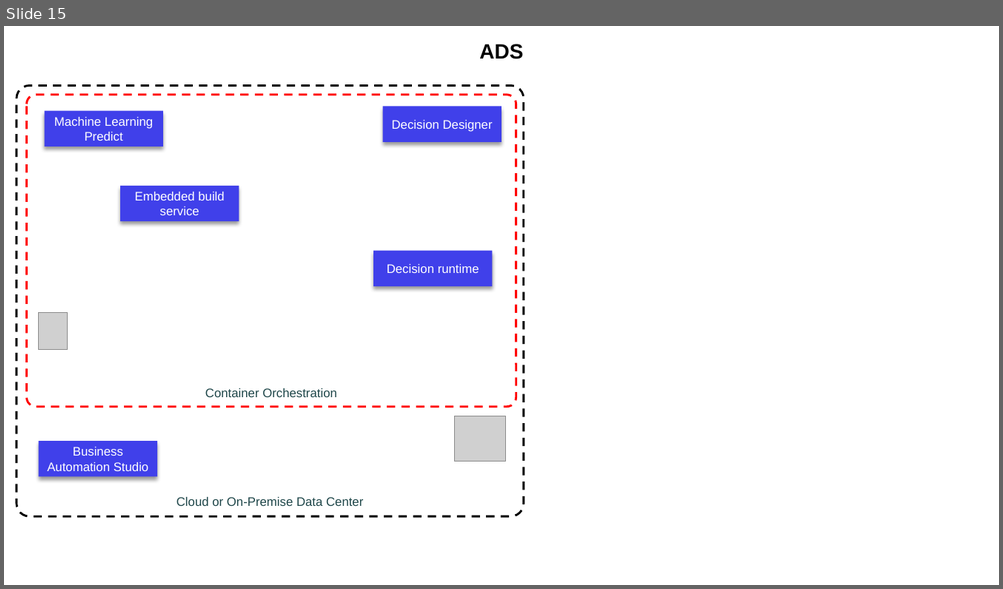
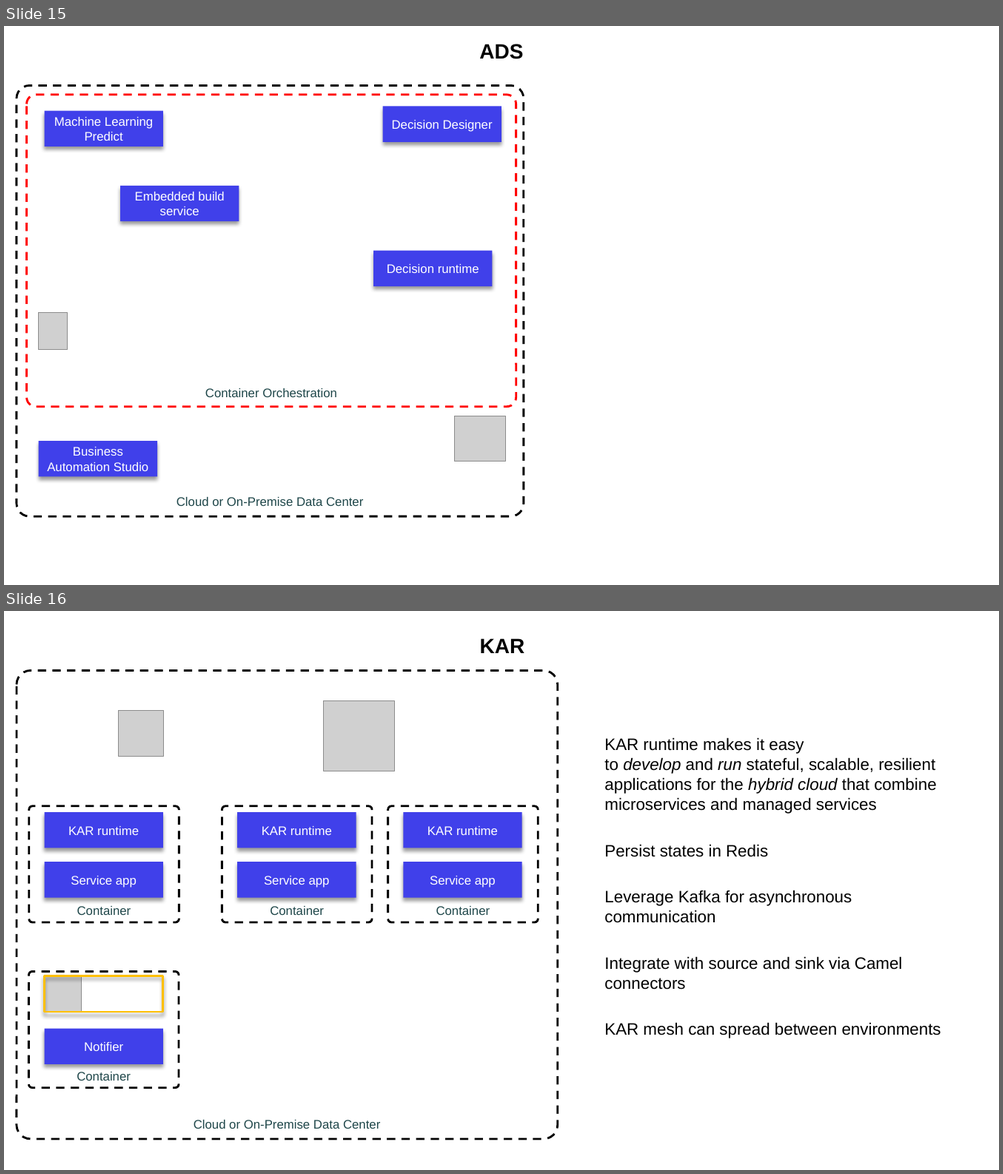
Before and after one commit to jbcodeforce/jbcodeforce.github.io, a slide deck: docs/Diagrams.pptx. Shown one above the other, each under a label of ours: slide 15 before the commit, slides 15 and 16 after it. The pictures are 1003x589 and 1003x1174 pixels, drawn with LibreOffice and Linux fonts; fonts in the diff are those of the drawing; grey boxes stand for pictures. Boxes give left, top, right and bottom in pixels: in the first picture for what was removed or moved away, otherwise in the second. Text is boxed around its words. In the diff, an @@ line names an element or a change of style, - is before the commit and + after.

```diff
--- a/docs/Diagrams.pptx
+++ b/docs/Diagrams.pptx
@@ slide 16 added at [4, 611, 999, 1170], background #FFFFFF; not listed: 1 template element that a slide beside it also shows @@
@@ title added at [480, 638, 525, 653], 20 pt, text #000000, bold @@
+KAR
@@ rounded rectangle added at [17, 671, 558, 1140], outline #000000 2 pt dashed, 12 pt, text #1E4649 @@
+Cloud or On-Premise Data Center
@@ picture added at [118, 711, 164, 757] @@
@@ picture added at [324, 701, 394, 772] @@
@@ text added at [604, 738, 941, 1039], 16 pt, text #000000 @@
+KAR runtime makes it easy to develop and run stateful, scalable, resilient applications for the hybrid cloud that combine microservices and managed services
+Persist states in Redis
+Leverage Kafka for asynchronous communication
+Integrate with source and sink via Camel connectors
+KAR mesh can spread between environments
@@ rounded rectangle added at [28, 806, 179, 923], outline #000000 2 pt dashed, 12 pt, text #1E4649 @@
+Container
@@ rounded rectangle added at [222, 806, 372, 923], outline #000000 2 pt dashed, 12 pt, text #1E4649 @@
+Container
@@ rounded rectangle added at [388, 806, 538, 923], outline #000000 2 pt dashed, 12 pt, text #1E4649 @@
+Container
@@ rectangle added at [44, 812, 163, 849], fill #4040EA, 12 pt, text #FFFFFF @@
+KAR runtime
@@ rectangle added at [238, 812, 356, 849], fill #4040EA, 12 pt, text #FFFFFF @@
+KAR runtime
@@ rectangle added at [403, 812, 522, 849], fill #4040EA, 12 pt, text #FFFFFF @@
+KAR runtime
@@ rectangle added at [44, 863, 163, 898], fill #4040EA, 12 pt, text #FFFFFF @@
+Service app
@@ rectangle added at [238, 863, 356, 898], fill #4040EA, 12 pt, text #FFFFFF @@
+Service app
@@ rectangle added at [403, 863, 522, 898], fill #4040EA, 12 pt, text #FFFFFF @@
+Service app
@@ rounded rectangle added at [28, 972, 179, 1088], outline #000000 2 pt dashed, 12 pt, text #1E4649 @@
+Container
@@ picture added at [44, 976, 81, 1012] @@
@@ rectangle added at [44, 977, 163, 1012], outline #FFC000 2 pt @@
@@ rectangle added at [44, 1029, 163, 1065], fill #4040EA, 12 pt, text #FFFFFF @@
+Notifier
```
Also in this commit, not shown: 4 other files.
